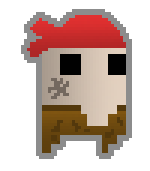
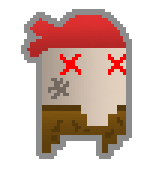
Comparing the layer stacks of the two 150×171 images. Changes:
painted on "Bandit Die 1" over 60, 54, 126, 75
